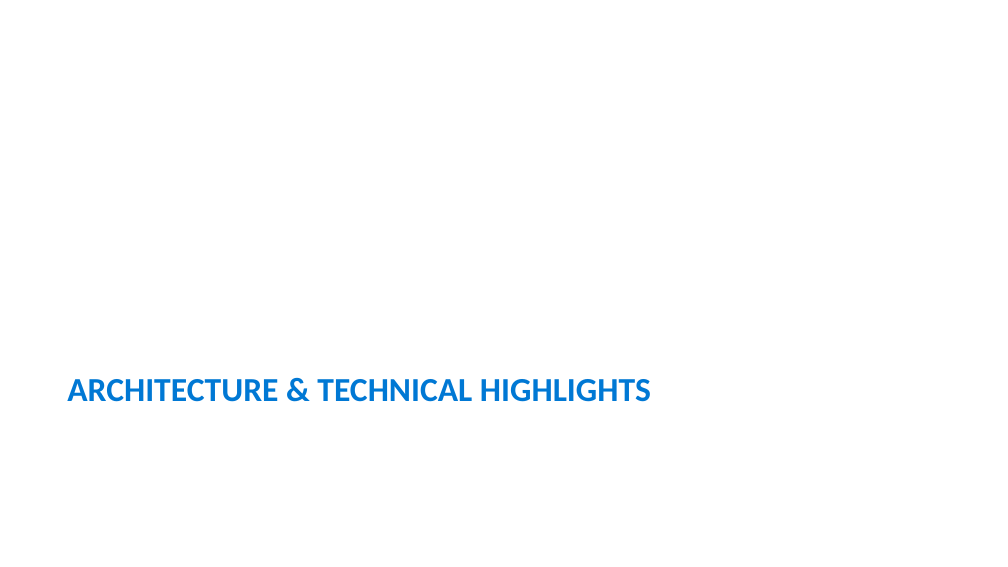
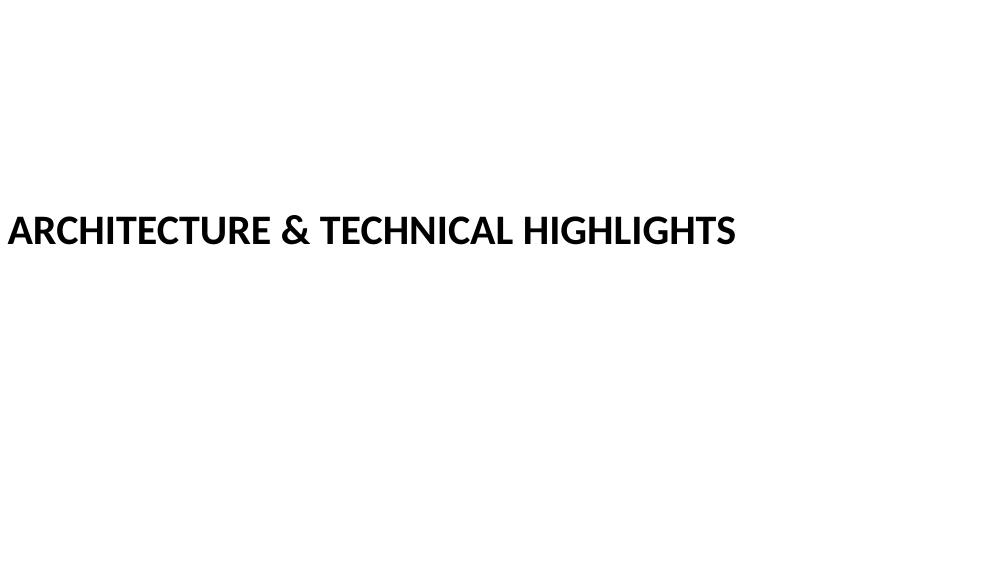
Before and after one commit to aktsmm/azure-ops-dashboard, a slide deck: slide 6 of presentations/AzureOpsDashboard.pptx. Drawn at 1008x567 pixels with LibreOffice and Linux fonts; fonts in the diff are those of the drawing. Boxes give left, top, right and bottom in pixels: in the first picture for what was removed or moved away, otherwise in the second. Text is boxed around its words. In the diff, an @@ line names an element or a change of style, - is before the commit and + after.

```diff
--- a/presentations/AzureOpsDashboard.pptx
+++ b/presentations/AzureOpsDashboard.pptx
@@ title "ARCHITECTURE & TECHNICAL HIGHLIGHTS": place and size @@
-title "ARCHITECTURE & TECHNICAL HIGHLIGHTS" at [67, 379, 651, 402]
+title "ARCHITECTURE & TECHNICAL HIGHLIGHTS" at [8, 216, 736, 245]
@@ title "ARCHITECTURE & TECHNICAL HIGHLIGHTS" at [8, 216, 736, 245]: size 32 to 40 pt, text colour #0078D4 to #000000 @@
```
Also in this commit, not shown: 10 other slides changed.
